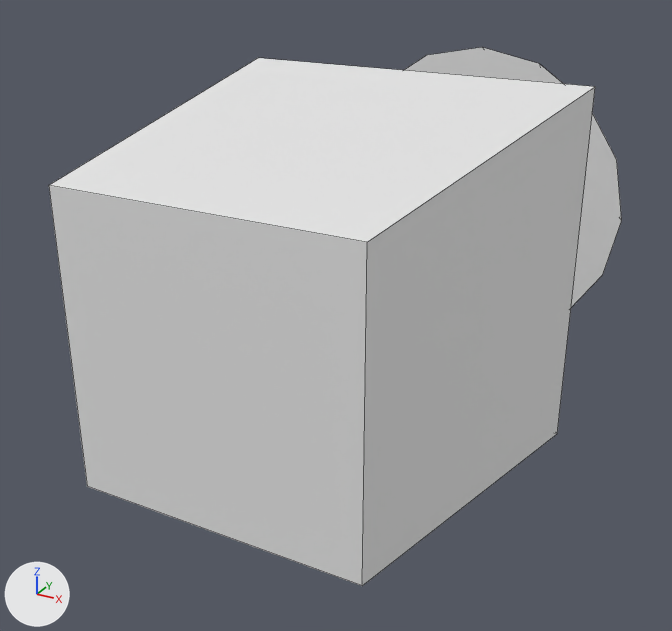
The FBX model Assets/You will die here/Models/Plant.fbx as it was, and as the next commit left it.
Before and after are seen from a 50 mm lens placed at (10704.0, -13773.0, 9107.0), pointed at (-2367.0, 9992.0, -2776.0). The lights are fixed; the arrows at lower left show +X, +Y and +Z. Mesh edges are drawn as thin lines. Where no turn or scale is listed for an object, it has been applied to the vertices.

The scene before the commit, as lines of its bpy script (objects in view):
```python
me_plant = bpy.data.meshes.new('Plant')
me_plant.from_pydata(...)  # 49 vertices, 41 faces; spans x -5000.0..5000.0, y 0.0..25364.0, z -5000.0..5000.0
# faces by material slot: [17, 10, 14]
me_plant.materials.append(mat_plant)  # white #e7e7e7
me_plant.materials.append(mat_stem)  # white #e7e7e7
me_plant.materials.append(mat_planter)  # white #e7e7e7
# before: 16 (3750.0, 0.0, -3750.0) at pixel (362, 585), 17 (3750.0, 0.0, 3750.0) at pixel (367, 242), 18 (-3750.0, 0.0, 3750.0) at pixel (48, 185), 19 (-3750.0, 0.0, -3750.0) at pixel (87, 486)
ob_plant = bpy.data.objects.new('Plant', me_plant)
ob_plant.location = (0.0, 0.0, 0.0)
```
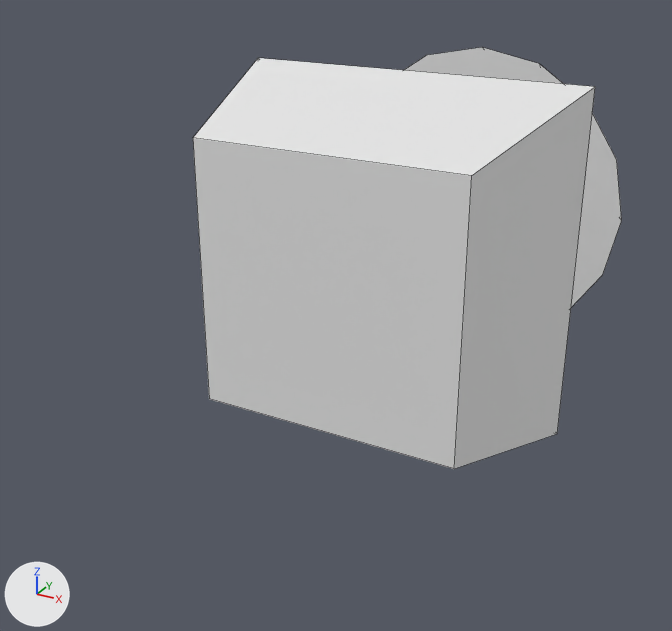
The newer file is also turned or shifted as a whole; pictures and numbers use the older file's frame.

Pixel boxes [x1, y1, x2, y2] of what changed, in the pictures (672 x 631 px; the box of a moved part takes in the faces that stretch with it):
'Plant', reshaped (25% narrower, 22% shorter)
    before: [49, 47, 622, 586]
    after: [193, 47, 622, 469]
part 1 of me_plant, moved or reshaped
    before: [49, 58, 592, 586]
    after: [193, 58, 592, 469]

The change, as a list of edits to the scene's bpy script:
```text
Change me_plant:
    where me_plant.from_pydata(...)  # 49 vertices, 41 faces; spans x -5000.0..5000.0, y 0.0..25364.0, z -5000.0..5000.0
    used by ob_plant; location = (0.0, 0.0, 0.0)
    me_plant part 1
    add for i in [*range(16, 20)]: me_plant.vertices[i].co += Vector((0.0, 5000.0, 0.0))
```
